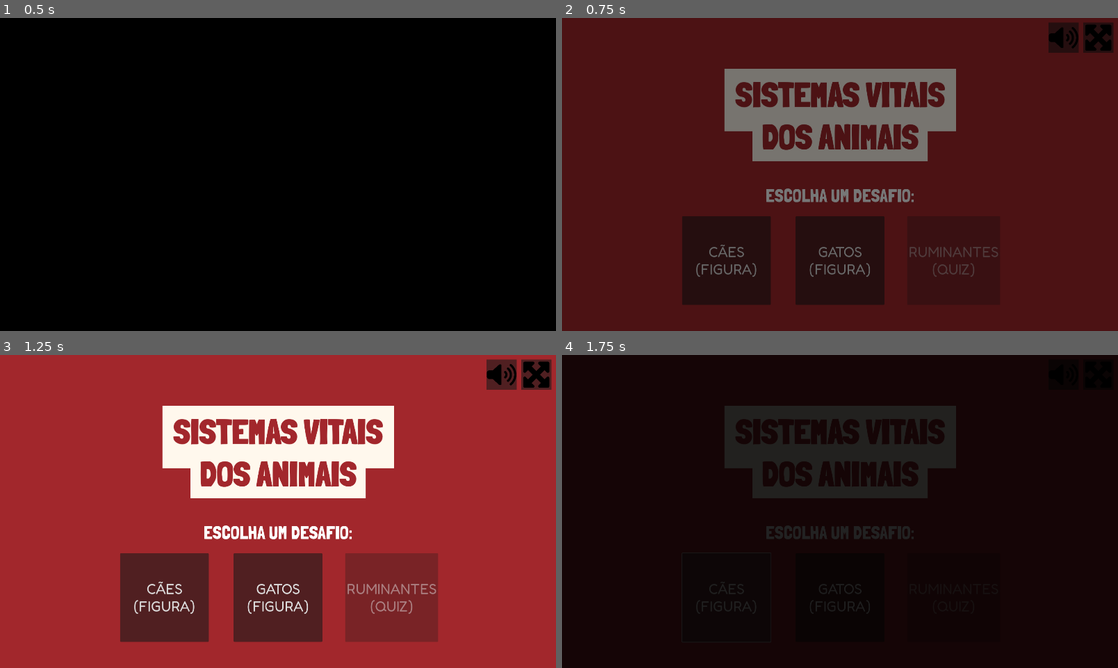
Above: before the commit, frames 1-4 (two rows, left to right).
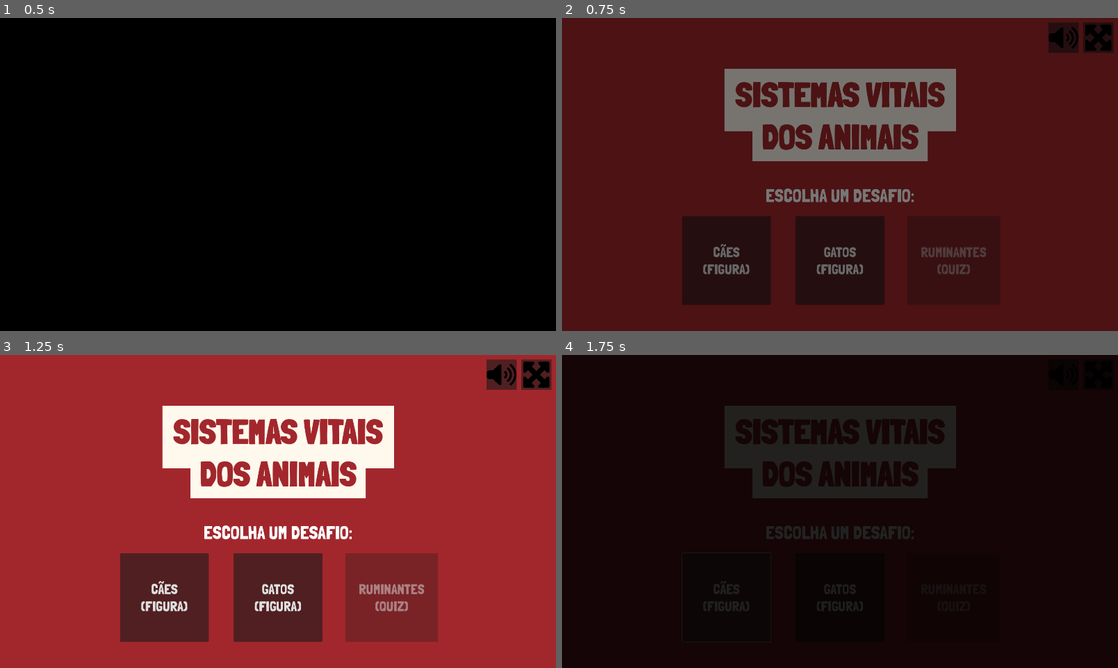
Above: after the commit, the same moments.

Repository: telmotrooper/vet-game
Game: Godot game, scene res://main.tscn
Same seed, same stepped clock (60 frames per second), same inputs: the game is played once before the commit and once after it.
Inputs:
- Up to frame 1 (0.5 s): no input
- Up to frame 2 (0.75 s): tap Enter at 0.5 s
- Up to frame 3 (1.25 s): no input
- Up to frame 4 (1.75 s): click "CÃES (FIGURA)" at 1.25 s

Frame 1 is identical in both runs. In frame 2, 1.0% of the frame differs, in the area x 24-79%, y 72-83%; in frame 3, 1.2%; in frame 4, 0.3%.

Commit message:
changed default font

Diff:
--- a/project.godot
+++ b/project.godot
@@ -29,3 +29,4 @@
 [gui]
 
 theme/custom="res://theme.tres"
+theme/custom_font="res://assets/fonts/londrina_solid_regular.ttf"
--- a/theme.tres
+++ b/theme.tres
@@ -17,7 +17,7 @@
 corner_radius_bottom_left = 25
 
 [resource]
-default_font = ExtResource("1_t7x1l")
+default_font = ExtResource("3_gaspx")
 Button/font_sizes/font_size = 49
 Label/constants/outline_size = 10
 Label/font_sizes/font_size = 40
